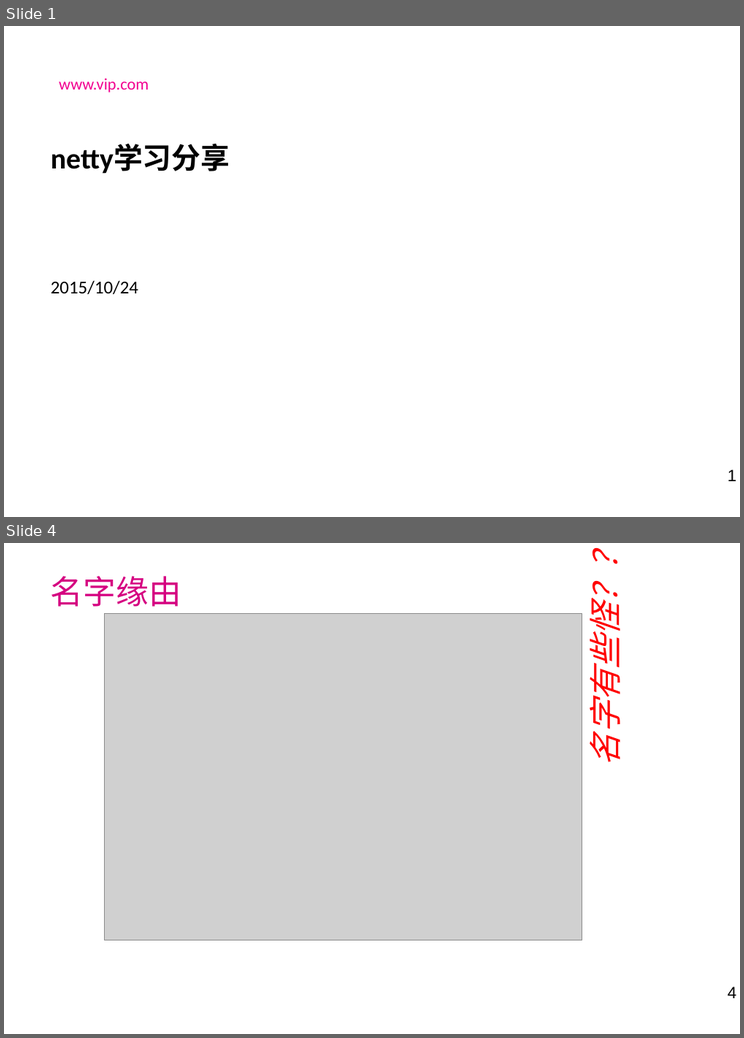
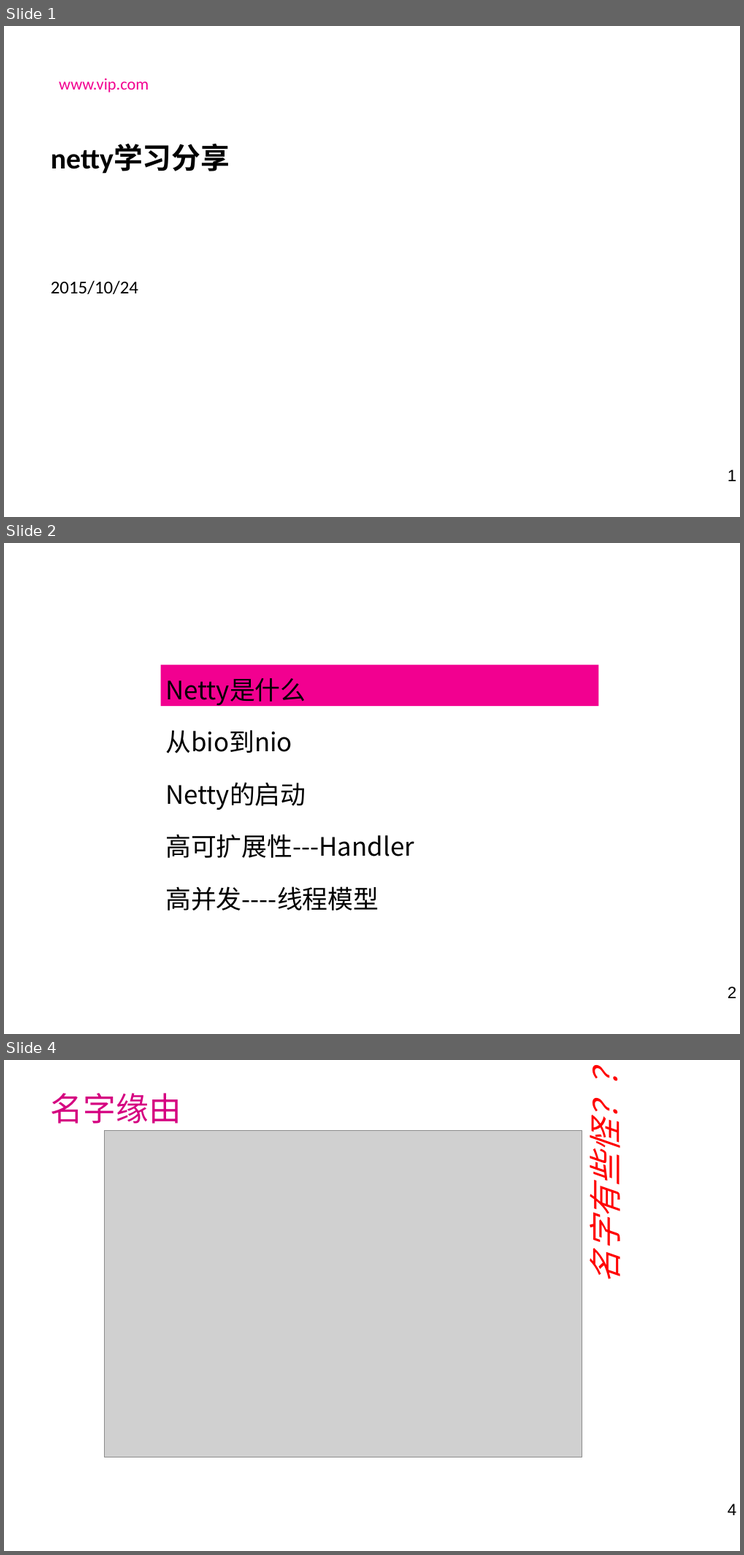
Before and after one commit to laienliang/netty-demo, a slide deck: doc/netty学习分享.ppt. Shown one above the other, each under a label of ours: slides 1 and 4 before the commit, slides 1, 2 and 4 after it; the slides between them are not shown. The pictures are 744x1038 and 744x1555 pixels, drawn with LibreOffice and Linux fonts; fonts in the diff are those of the drawing; grey boxes stand for pictures; background and template pictures are left out. Boxes give left, top, right and bottom in pixels: in the first picture for what was removed or moved away, otherwise in the second. Text is boxed around its words. In the diff, an @@ line names an element or a change of style, - is before the commit and + after.

```diff
--- a/doc/netty学习分享.ppt
+++ b/doc/netty学习分享.ppt
@@ slide 2 added at box(4, 543, 740, 1034), background picture (left out); not listed: 1 template element that a slide beside it also shows @@
@@ rectangle added at box(161, 665, 598, 706), fill #F20090 @@
@@ text added at box(165, 678, 414, 910), 28 pt, text #000000 @@
+Netty是什么
+从bio到nio
+Netty的启动
+高可扩展性---Handler
+高并发----线程模型
```
Also in this commit, not shown: 9 slides changed, 1 slide removed, 2 other files.
